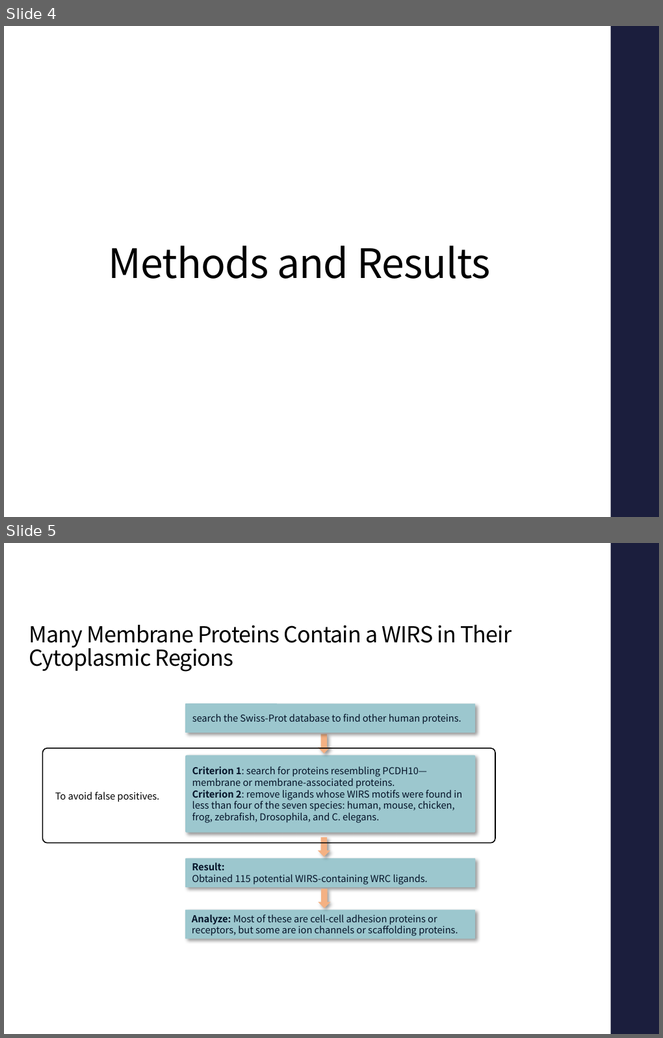
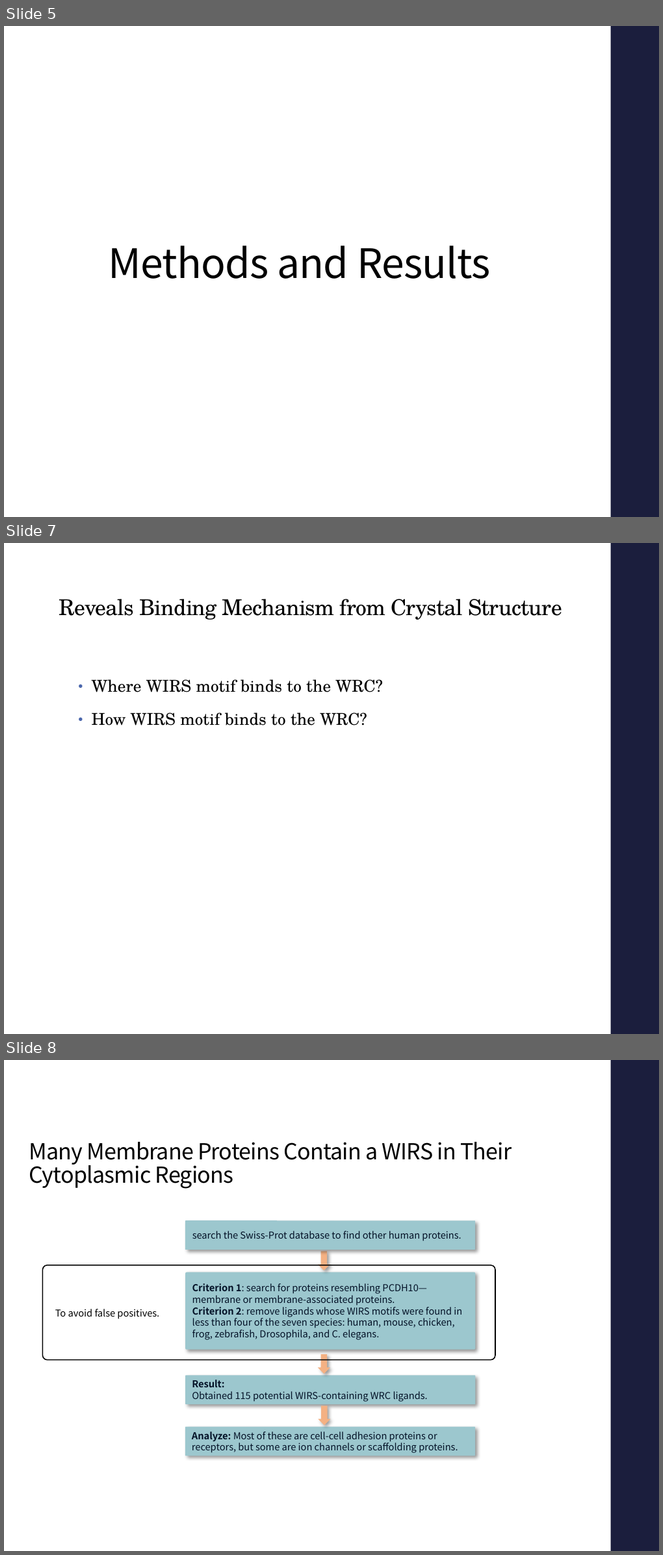
Before and after one commit to JiangXL/BIO331-ProteinStructure-Function-2018, a slide deck: 4-1 Cytoskeletal dynamics/JC.pptx. Shown one above the other, each under a label of ours: slides 4 and 5 before the commit, slides 5, 7 and 8 after it; the slides between them are not shown. The pictures are 663x1038 and 663x1555 pixels, drawn with LibreOffice and Linux fonts; fonts in the diff are those of the drawing. Boxes give left, top, right and bottom in pixels: in the first picture for what was removed or moved away, otherwise in the second. Text is boxed around its words. In the diff, an @@ line names an element or a change of style, - is before the commit and + after.

```diff
--- a/4-1 Cytoskeletal dynamics/JC.pptx
+++ b/4-1 Cytoskeletal dynamics/JC.pptx
@@ slide 7 added at (x1=4, y1=543, x2=659, y2=1034), background #FFFFFF; not listed: 1 template element that a slide beside it also shows @@
@@ title added at (x1=59, y1=599, x2=562, y2=620), 24 pt, text #000000 @@
+Reveals Binding Mechanism from Crystal Structure
@@ text added at (x1=92, y1=679, x2=383, y2=726), 18 pt, text #000000 @@
+• Where WIRS motif binds to the WRC?
+• How WIRS motif binds to the WRC?
@@ what was slide 4 is now slide 5 @@
@@ what was slide 5 is now slide 8 @@
```
Also in this commit, not shown: 1 slide changed, 4 other slides added.
